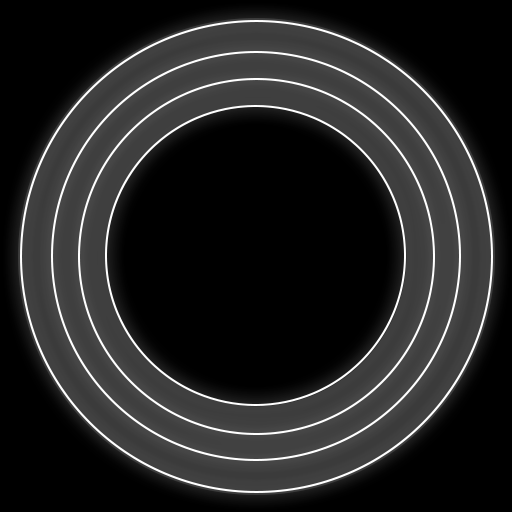
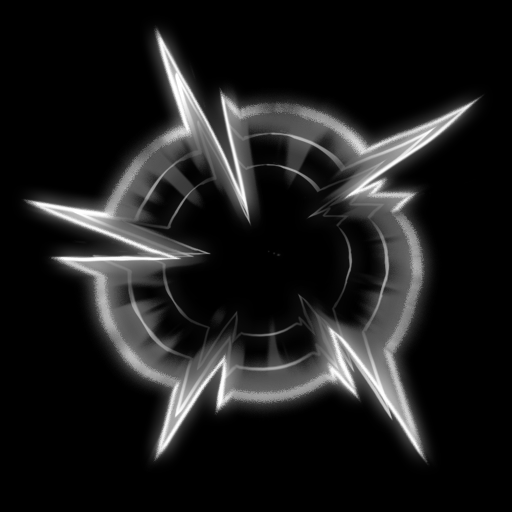
Comparing the layer stacks of the two (512, 512) images. Changes:
added layer "Layer 1 copy 3" above "Group 3" over [21, 25, 487, 467]
added group "Group 3" with 2 layers above "Layer 1 copy" over [70, 72, 439, 421]
added layer "Layer 1 copy 4" (62%) in group "Group 3" over [121, 120, 388, 373]
added layer "Layer 1 copy 2" (62%) in group "Group 3" over [70, 72, 439, 421]
added layer "Layer 1 copy" (34%) above "Group 2" over [18, 24, 486, 474]
hid group "Group 2" (5 layers) over [18, 18, 495, 495]
